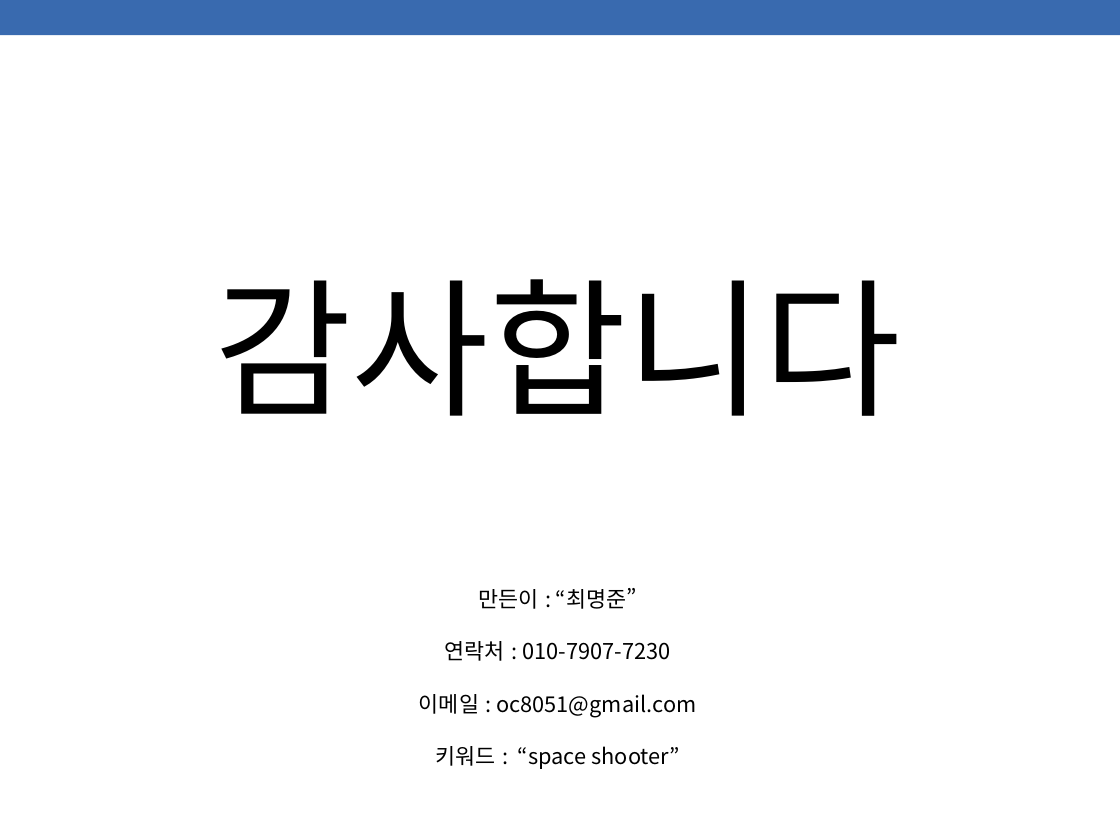
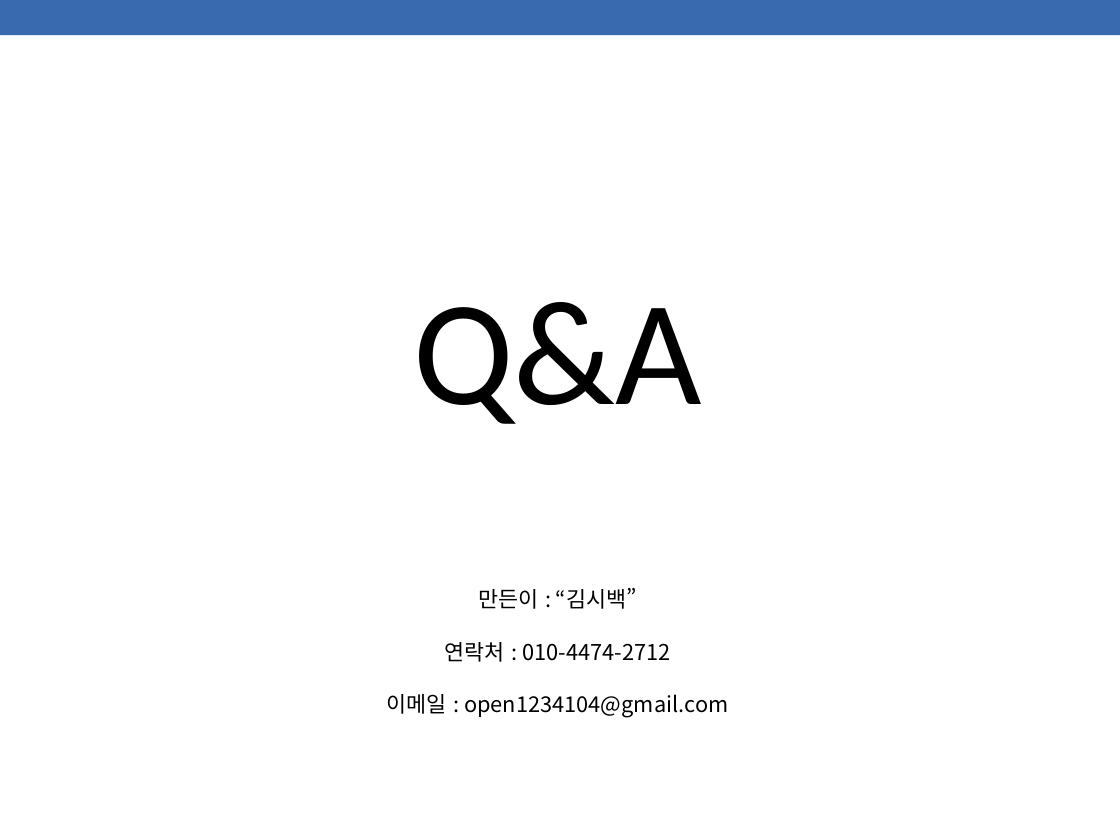
Before and after one commit to kimsibaek/cocos2d-x-work, a slide deck: slide 24 of 0000.Project/게임기획서-스피리추얼 소울2(Spiritual Soul 2).pptx (slide 20 before the commit). Drawn at 1120x840 pixels with LibreOffice and Linux fonts; fonts in the diff are those of the drawing. Boxes give left, top, right and bottom in pixels: in the first picture for what was removed or moved away, otherwise in the second. Text is boxed around its words. In the diff, an @@ line names an element or a change of style, - is before the commit and + after.

```diff
--- a/0000.Project/게임기획서-스피리추얼 소울2(Spiritual Soul 2).pptx
+++ b/0000.Project/게임기획서-스피리추얼 소울2(Spiritual Soul 2).pptx
@@ text at <box>413,302,702,424</box>: text changed @@
-감사합니다
+Q&A
@@ text at <box>387,588,728,718</box>: text changed @@
-만든이 : “최명준”
-연락처 : 010-7907-7230
-이메일 : oc8051@gmail.com
-키워드 : “space shooter”
+만든이 : “김시백”
+연락처 : 010-4474-2712
+이메일 : open1234104@gmail.com
```
Also in this commit, not shown: 16 other slides changed, 6 slides added, 2 slides removed.
